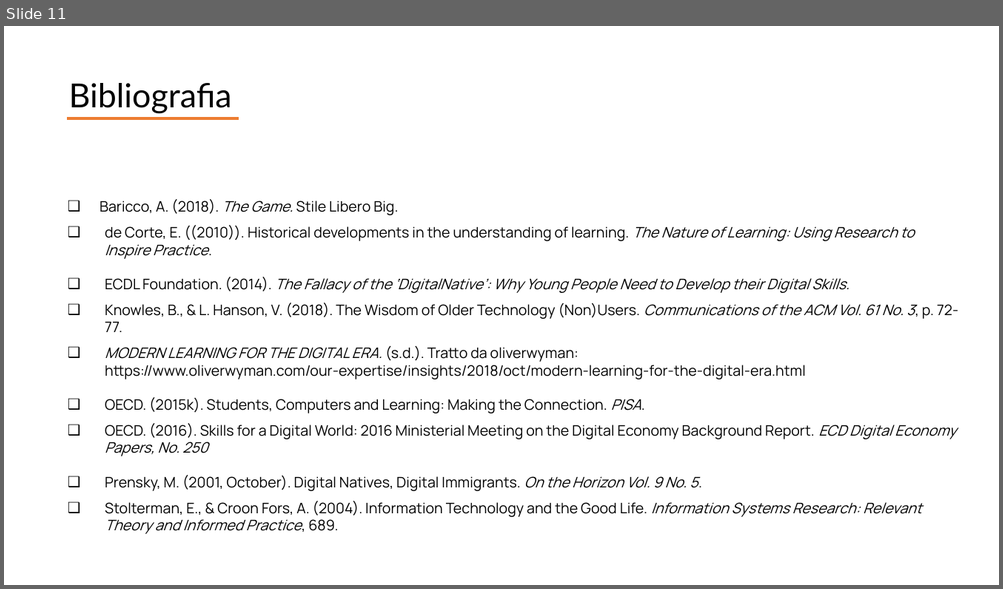
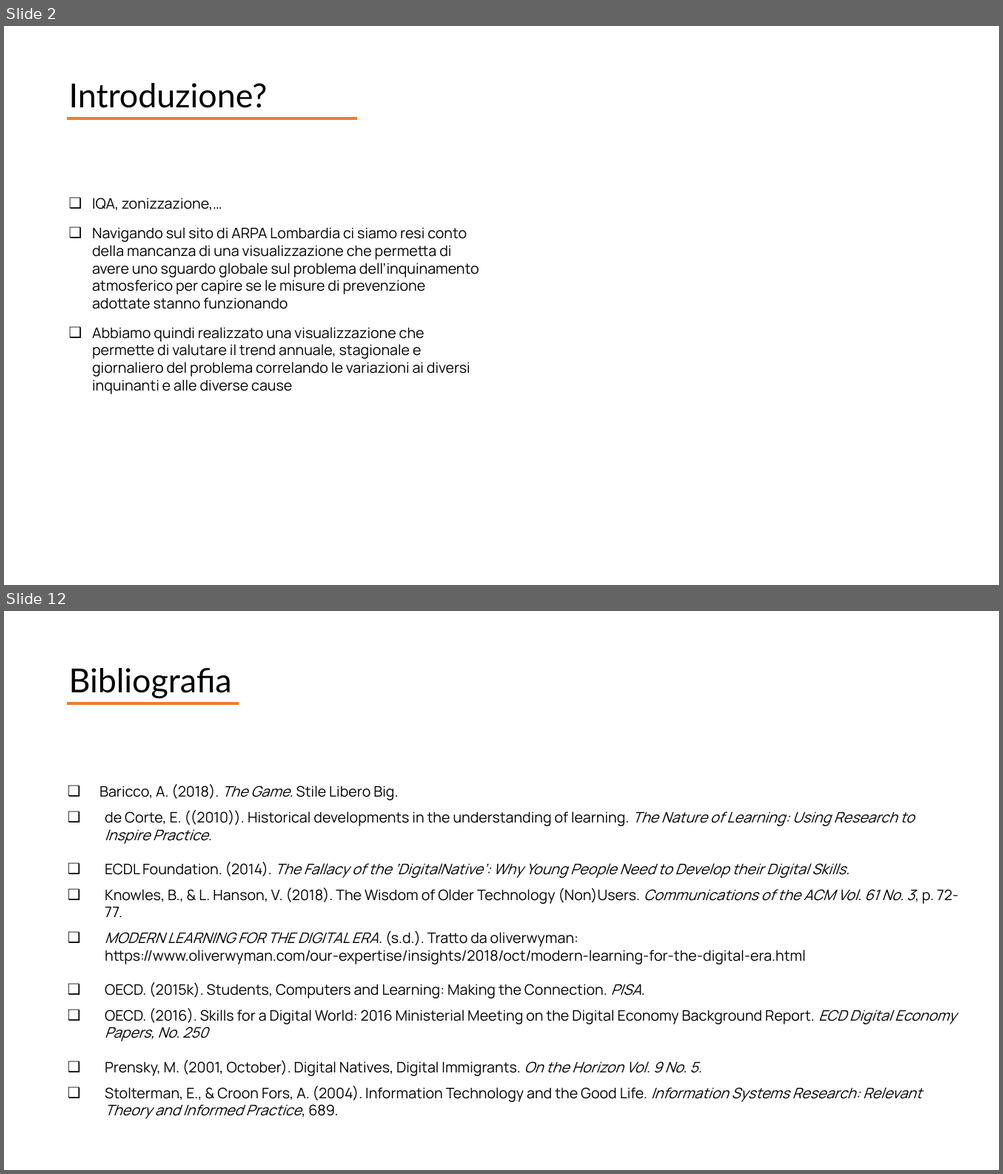
Before and after one commit to giocoal/air-quality-milano-interactive-data-visualization-tableau, a slide deck: Report/Report_progetto_Carbone_Cavallaro_Marconzini_Scuri.pptx. Shown one above the other, each under a label of ours: slide 11 before the commit, slides 2 and 12 after it; the slides between them are not shown. The pictures are 1003x589 and 1003x1174 pixels, drawn with LibreOffice and Linux fonts; fonts in the diff are those of the drawing. Boxes give left, top, right and bottom in pixels: in the first picture for what was removed or moved away, otherwise in the second. Text is boxed around its words. In the diff, an @@ line names an element or a change of style, - is before the commit and + after.

```diff
--- a/Report/Report_progetto_Carbone_Cavallaro_Marconzini_Scuri.pptx
+++ b/Report/Report_progetto_Carbone_Cavallaro_Marconzini_Scuri.pptx
@@ slide 2 added at box(4, 26, 999, 585), background #FFFFFF @@
@@ text added at box(69, 83, 267, 108), 32 pt, text #000000 @@
+Introduzione?
@@ line added from (68, 118) to (357, 118), #ED7D31 3 pt @@
@@ text added at box(92, 198, 479, 395), 14 pt, text #000000 @@
+❑ IQA, zonizzazione,…
+❑ Navigando sul sito di ARPA Lombardia ci siamo resi conto della mancanza di una visualizzazione che permetta di avere uno sguardo globale sul problema dell’inquinamento atmosferico per capire se le misure di prevenzione adottate stanno funzionando
+❑ Abbiamo quindi realizzato una visualizzazione che permette di valutare il trend annuale, stagionale e giornaliero del problema correlando le variazioni ai diversi inquinanti e alle diverse cause
@@ what was slide 11 is now slide 12 @@
```
Also in this commit, not shown: 3 slides changed, 7 other slides added, 7 slides removed, 8 other files.
